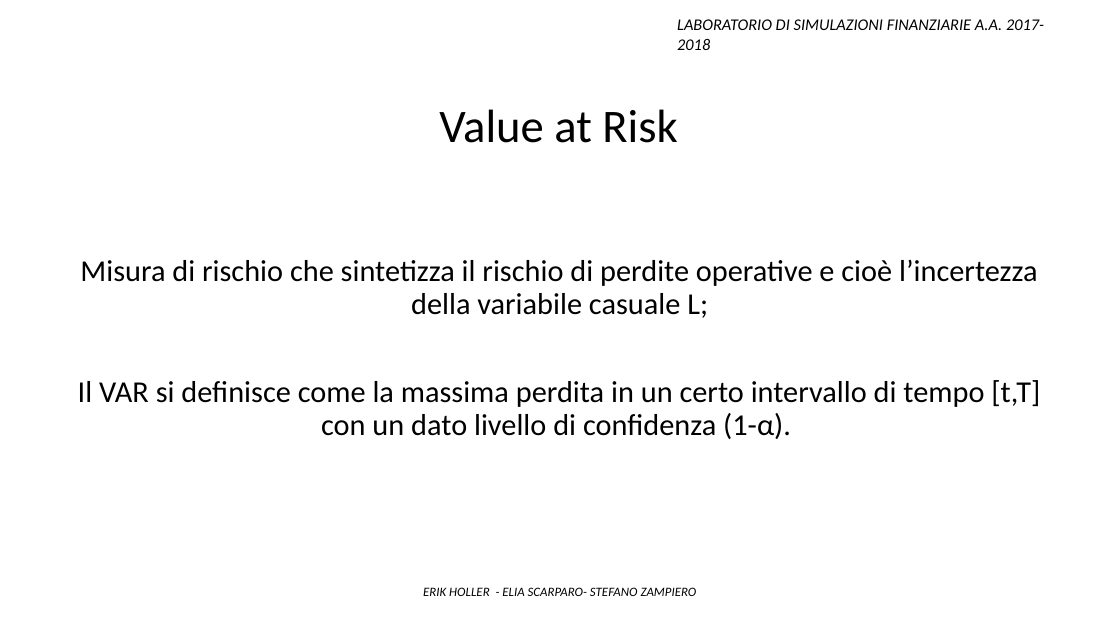
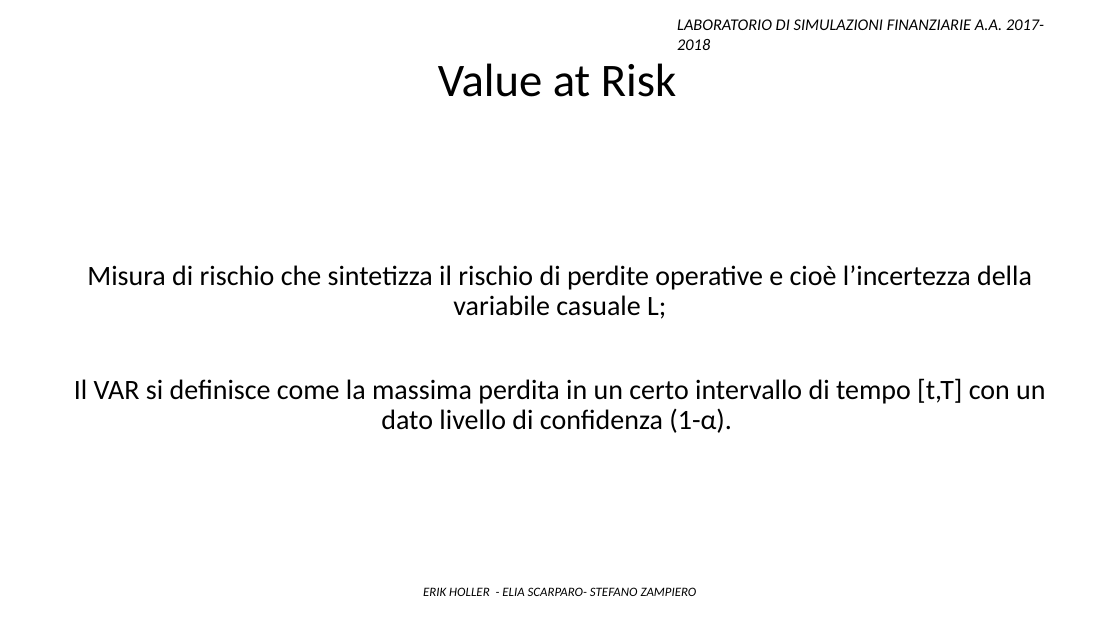
Before and after one commit to Stegirsanov/Laboratorio-di-simulazioni-finanziarie-project, a slide deck: slide 17 of Presentazione ppt/Presentazione_finale.pptx. Drawn at 1120x630 pixels with LibreOffice and Linux fonts; fonts in the diff are those of the drawing. Boxes give left, top, right and bottom in pixels: in the first picture for what was removed or moved away, otherwise in the second. Text is boxed around its words. In the diff, an @@ line names an element or a change of style, - is before the commit and + after.

```diff
--- a/Presentazione ppt/Presentazione_finale.pptx
+++ b/Presentazione ppt/Presentazione_finale.pptx
@@ text "Value at Risk": place and size @@
-text "Value at Risk" at bbox=[439, 109, 677, 143]
+text "Value at Risk" at bbox=[438, 63, 676, 97]
@@ text "Misura di rischio che sintetizza ..." at bbox=[74, 265, 1045, 433]: size 26 to 24 pt @@
```
Also in this commit, not shown: 12 other slides changed, 3 slides added, 1 other file.
